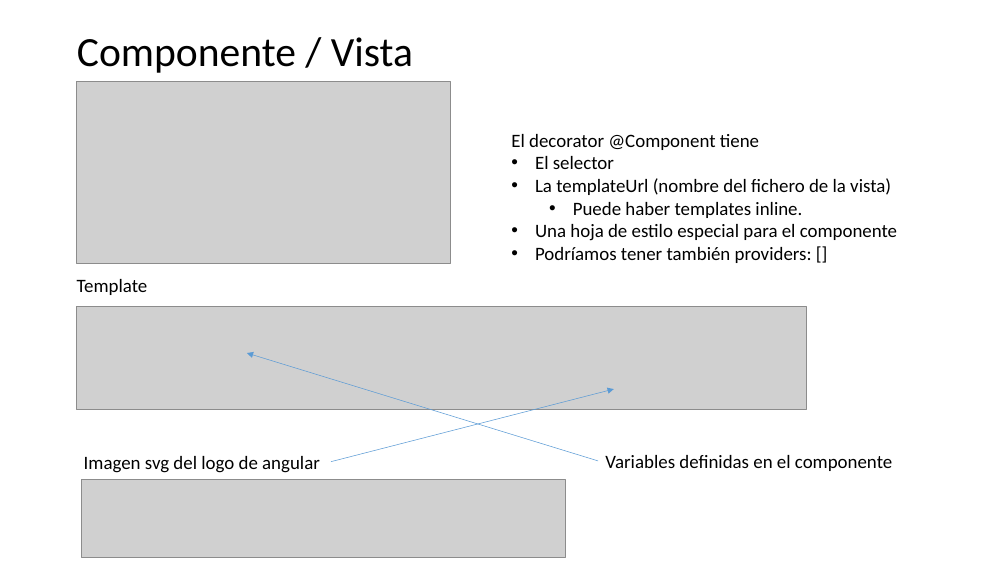
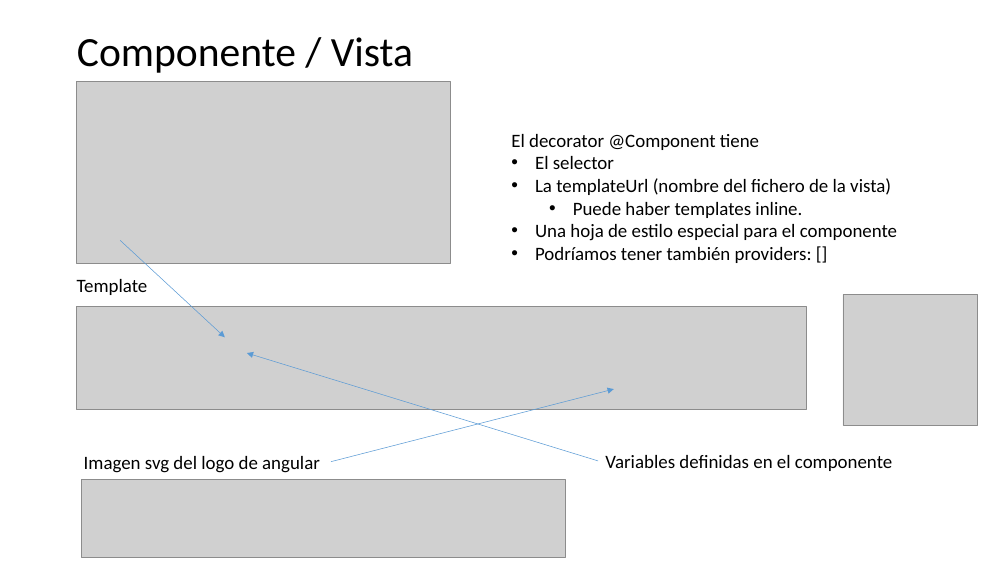
Before and after one commit to Jviejo/frontent, a slide deck: slide 11 of doc/pec3.pptx. Drawn at 1008x567 pixels with LibreOffice and Linux fonts; fonts in the diff are those of the drawing; grey boxes stand for pictures. Boxes give left, top, right and bottom in pixels: in the first picture for what was removed or moved away, otherwise in the second. Text is boxed around its words. In the diff, an @@ line names an element or a change of style, - is before the commit and + after.

```diff
--- a/doc/pec3.pptx
+++ b/doc/pec3.pptx
@@ arrow added from (120, 240) to (225, 337), #5B9BD5 0.5 pt @@
@@ picture added at box(843, 295, 978, 426) @@
```
Also in this commit, not shown: 1 other slide changed, 4 slides added, 1 slide removed, 27 other files.
